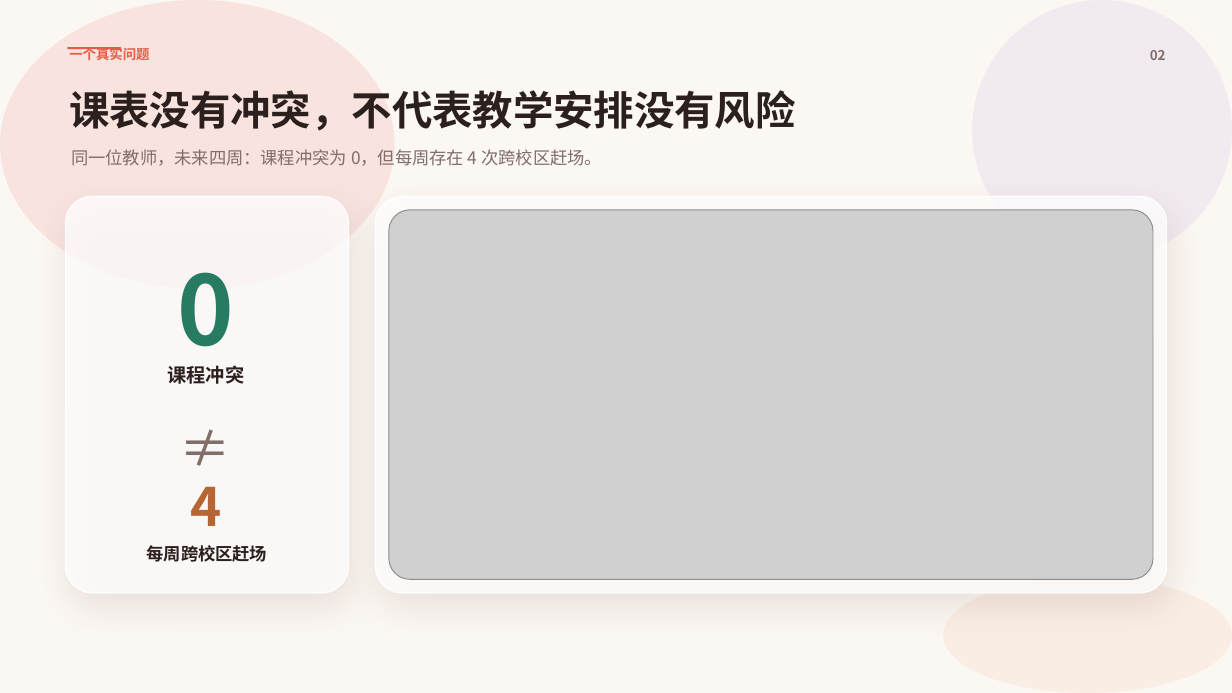
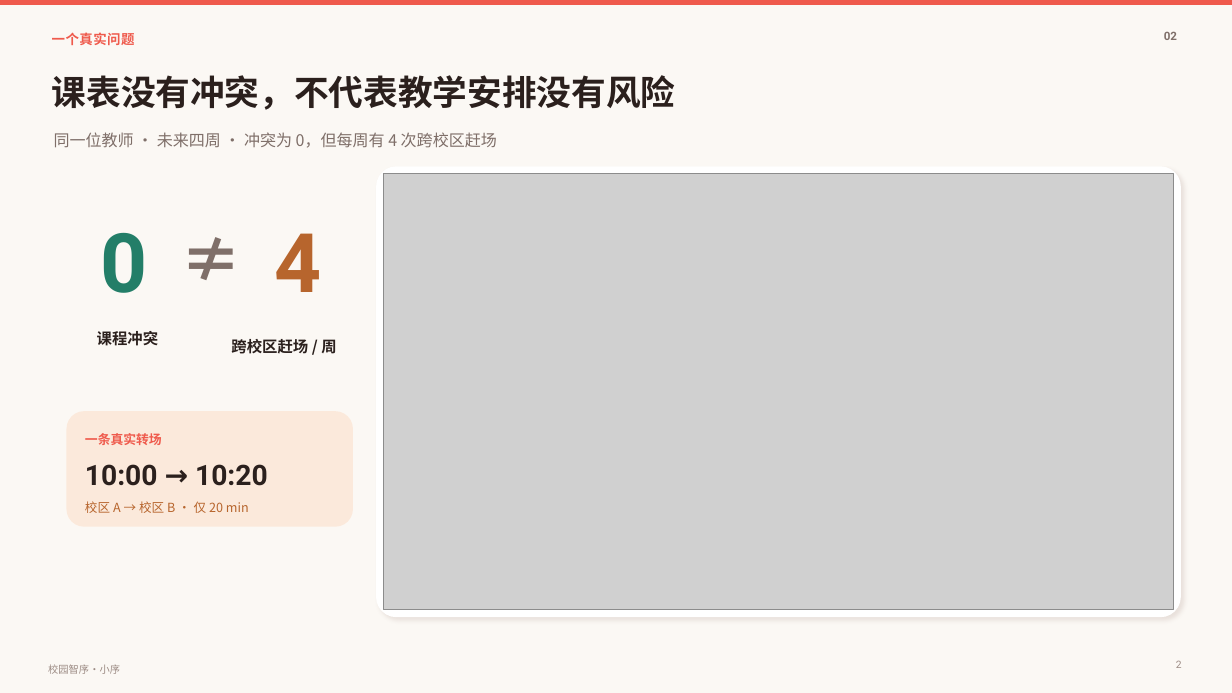
Before and after one commit to katelya77/FosuClass, a slide deck: slide 2 of competition/final-delivery/校园智序-小序-答辩.pptx. Drawn at 1232x693 pixels with LibreOffice and Linux fonts; fonts in the diff are those of the drawing; grey boxes stand for pictures. Boxes give left, top, right and bottom in pixels: in the first picture for what was removed or moved away, otherwise in the second. Text is boxed around its words. In the diff, an @@ line names an element or a change of style, - is before the commit and + after.

```diff
--- a/competition/final-delivery/校园智序-小序-答辩.pptx
+++ b/competition/final-delivery/校园智序-小序-答辩.pptx
@@ background #FBF7F2 to #FBF8F4 @@
@@ ellipse removed at (0,0,395,288) @@
@@ rectangle added at (0,0,1232,5), fill #EF5A4C, outline #EF5A4C 1 pt @@
@@ text "一个真实问题": place and size @@
-text "一个真实问题" at (69,47,149,60)
+text "一个真实问题" at (52,32,135,45)
@@ text "一个真实问题" at (52,32,135,45): text colour #E95A47 to #EF5A4C, letter spacing 0 to 0.4 pt; line spacing 1.12 to 1 @@
@@ ellipse removed at (972,0,1232,260) @@
@@ text "02": place and size @@
-text "02" at (1150,50,1166,60)
+text "02" at (1164,31,1177,40)
@@ text "02" at (1164,31,1177,40): size 10.5 to 9 pt, font Noto Sans CJK SC to Roboto, text colour #806E69 to #7F6F69; line spacing 1.12 to 1 @@
@@ line removed from (67, 48) to (121, 48) @@
@@ text "课表没有冲突，不代表教学安排没有风险": place and size @@
-text "课表没有冲突，不代表教学安排没有风险" at (69,90,795,131)
+text "课表没有冲突，不代表教学安排没有风险" at (52,75,676,110)
@@ text "课表没有冲突，不代表教学安排没有风险" at (52,75,676,110): size 31.5 to 27 pt, text colour #2C201E to #2B201D; line spacing 1.12 to 1 @@
@@ text at (54,132,497,148): text changed; size 13.5 to 12.5 pt; text colour #806E69 to #7F6F69 @@
-同一位教师，未来四周：课程冲突为 0，但每周存在 4 次跨校区赶场。
+同一位教师 · 未来四周 · 冲突为 0，但每周有 4 次跨校区赶场
@@ rounded rectangle: place and size @@
-rounded rectangle at (375,196,1166,592)
+rounded rectangle at (376,166,1181,617)
@@ rounded rectangle at (376,166,1181,617): fill #FFFFFF at 78% opacity to #FFFFFF; outline #FFFFFF 1.05 pt to none; shadow changed; proportions changed @@
@@ picture: place and size @@
-picture at (389,210,1153,579)
+picture at (384,174,1174,610)
@@ rounded rectangle removed at (66,196,348,592) @@
@@ text "0": place and size @@
-text "0" at (178,272,235,369)
+text "0" at (101,233,148,293)
@@ text "0" at (101,233,148,293): size 74.8 to 64 pt, font Noto Sans CJK SC to Roboto, text colour #277B62 to #237E68; line spacing 1.12 to 1 @@
@@ text added at (172,207,250,309), 48 pt, text #7F6F69, bold @@
+≠
@@ text "4": place and size @@
-text "4" at (190,486,221,526)
+text "4" at (274,233,321,292)
@@ text "4" at (274,233,321,292): size 41.3 to 64 pt, font Noto Sans CJK SC to Roboto, text colour #B86536 to #B7652D; line spacing 1.12 to 1 @@
@@ text "课程冲突": place and size @@
-text "课程冲突" at (167,365,244,384)
+text "课程冲突" at (97,331,159,346)
@@ text "课程冲突" at (97,331,159,346): size 15 to 12 pt, text colour #2C201E to #2B201D; line spacing 1.12 to 1 @@
@@ text added at (231,339,336,354), 12 pt, text #2B201D, bold @@
+跨校区赶场 / 周
@@ rounded rectangle added at (67,411,353,527), fill #FBE9DA at 96% opacity @@
@@ text removed at (152,409,259,478) @@
-≠
@@ text at (85,433,162,445): text changed; size 13.5 to 10 pt; text colour #2C201E to #EF5A4C @@
-每周跨校区赶场
+一条真实转场
@@ text added at (85,464,268,486), 22 pt, text #2B201D, bold @@
+10:00 → 10:20
@@ text added at (85,501,249,513), 9.8 pt, text #B7652D @@
+校区 A → 校区 B · 仅 20 min
@@ ellipse removed at (944,578,1232,693) @@
@@ text added at (48,664,120,674), 8 pt, text #9C8B84 @@
+校园智序·小序
@@ page number added at (1176,661,1182,668), 8 pt, text #9C8B84 @@
+2
```
Also in this commit, not shown: 5 other slides changed, 6 slides added, 6 slides removed, 57 other files.
